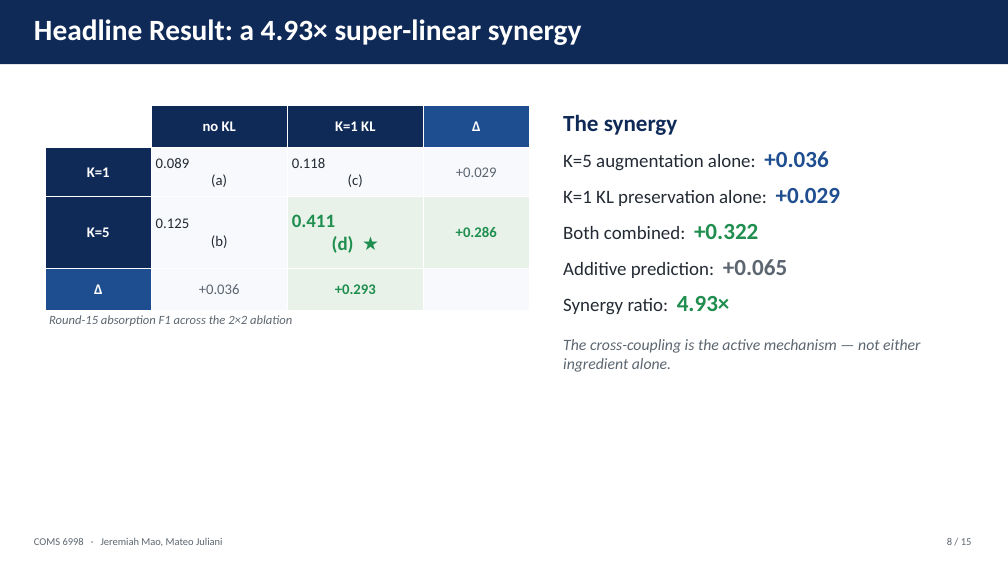
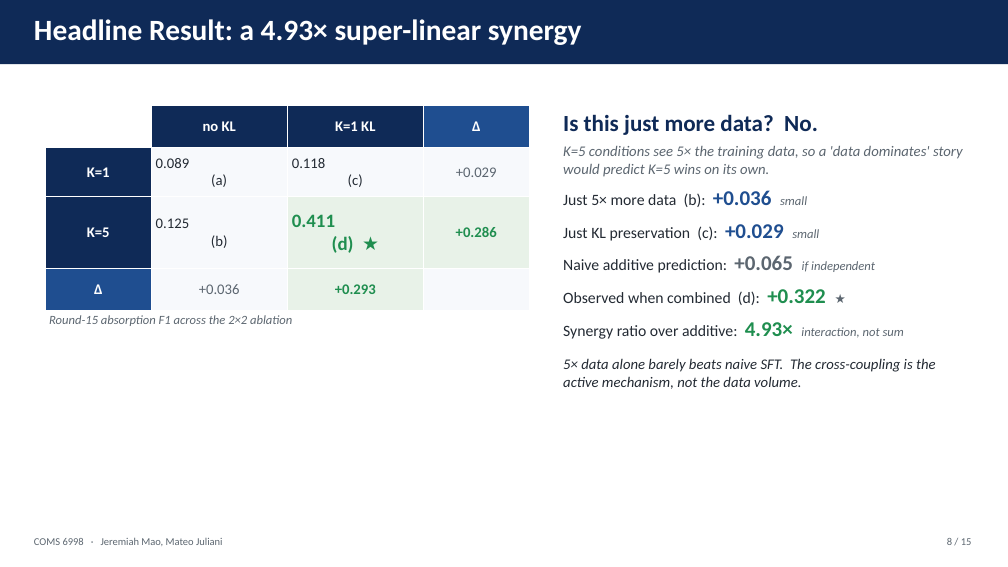
Before and after one commit to jeremiahmao/still-on-task-llm, a slide deck: slide 8 of paper_slides/synergy_deck.pptx. Drawn at 1008x567 pixels with LibreOffice and Linux fonts; fonts in the diff are those of the drawing. Boxes give left, top, right and bottom in pixels: in the first picture for what was removed or moved away, otherwise in the second. Text is boxed around its words. In the diff, an @@ line names an element or a change of style, - is before the commit and + after.

Commit message:
tweak: deck — make 'is this just more data?' framing explicit on headline + compute-matched slides

```diff
--- a/paper_slides/synergy_deck.pptx
+++ b/paper_slides/synergy_deck.pptx
@@ text at <box>563,114,963,389</box>: text changed; size 18 to 14 pt; italic on @@
-The synergy
-K=5 augmentation alone: +0.036
-K=1 KL preservation alone: +0.029
-Both combined: +0.322
-Additive prediction: +0.065
-Synergy ratio: 4.93×
-The cross-coupling is the active mechanism — not either ingredient alone.
+Is this just more data? No.
+K=5 conditions see 5× the training data, so a 'data dominates' story would predict K=5 wins on its own.
+Just 5× more data (b): +0.036 small
+Just KL preservation (c): +0.029 small
+Naive additive prediction: +0.065 if independent
+Observed when combined (d): +0.322 ★
+Synergy ratio over additive: 4.93× interaction, not sum
+5× data alone barely beats naive SFT. The cross-coupling is the active mechanism, not the data volume.
```
Also in this commit, not shown: 1 other slide changed, 1 other file.
